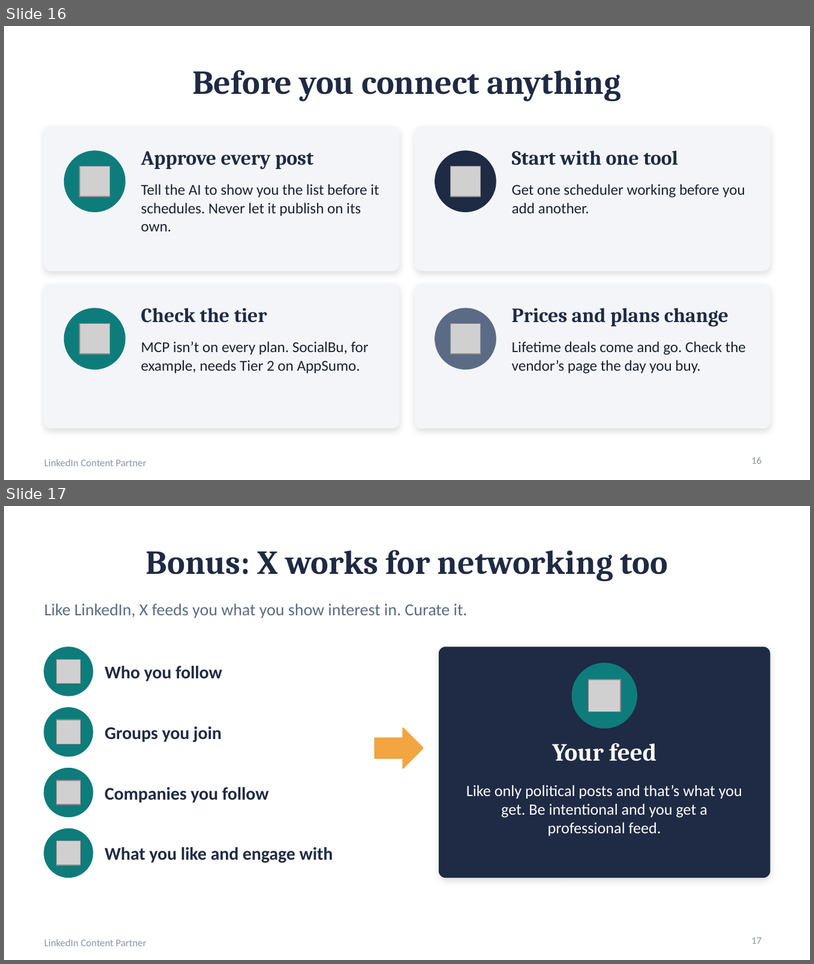
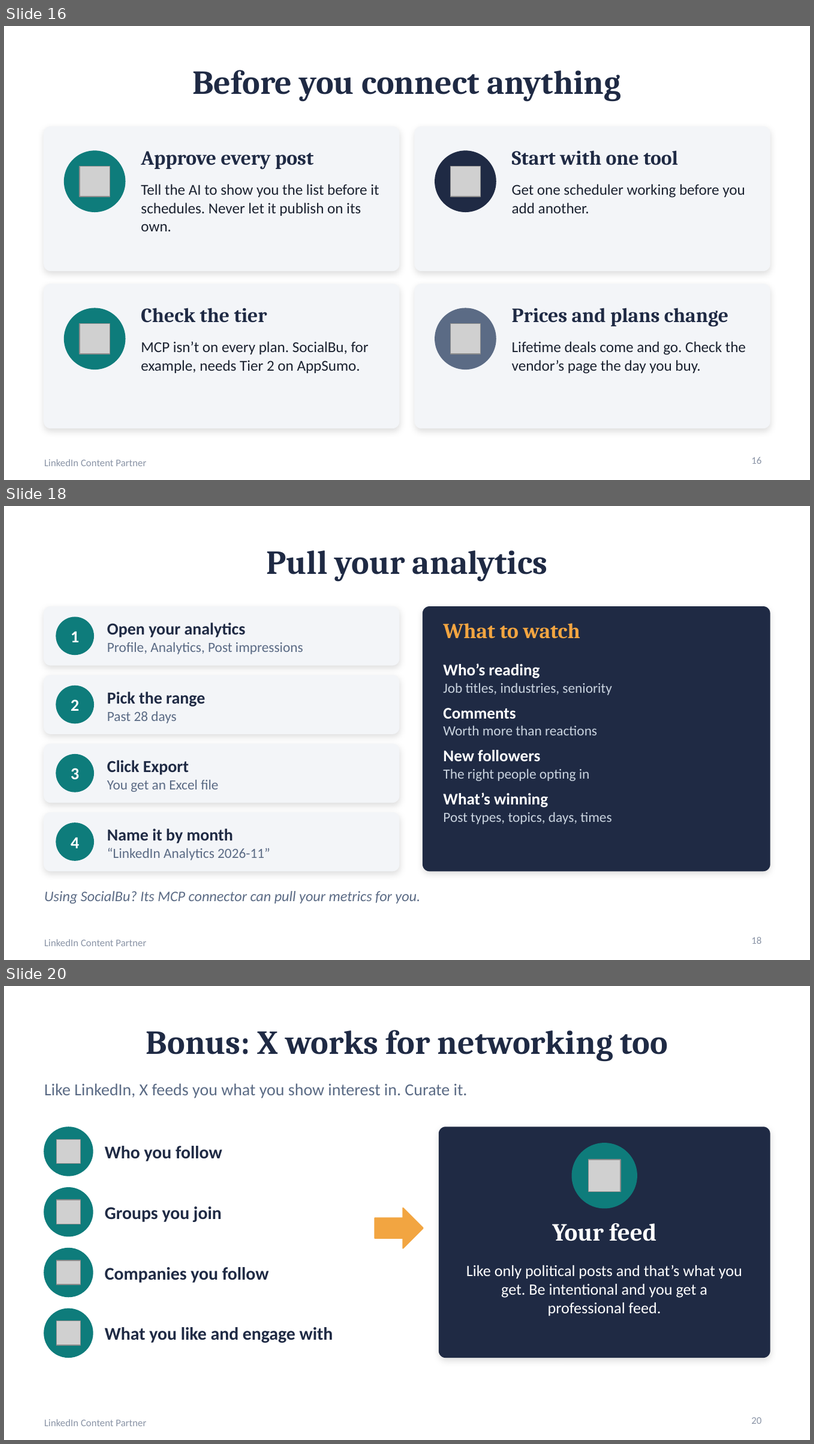
Before and after one commit to crystaljonespmp/LinkedIn-Content-Partner, a slide deck: PowerPoint/LinkedIn-Content-Partner-Slides.pptx. Shown one above the other, each under a label of ours: slides 16 and 17 before the commit, slides 16, 18 and 20 after it; the slides between them are not shown. The pictures are 814x964 and 814x1444 pixels, drawn with LibreOffice and Linux fonts; fonts in the diff are those of the drawing; grey boxes stand for pictures. Boxes give left, top, right and bottom in pixels: in the first picture for what was removed or moved away, otherwise in the second. Text is boxed around its words. In the diff, an @@ line names an element or a change of style, - is before the commit and + after.

```diff
--- a/PowerPoint/LinkedIn-Content-Partner-Slides.pptx
+++ b/PowerPoint/LinkedIn-Content-Partner-Slides.pptx
@@ slide 18 added at (4,506,810,960), background #FFFFFF; not listed: 1 template element that a slide beside it also shows @@
@@ title added at (266,550,548,581), 30 pt, text #1F2A44, bold @@
+Pull your analytics
@@ rounded rectangle added at (44,607,399,665), fill #F3F5F8, outline #F3F5F8 1 pt @@
@@ rounded rectangle added at (423,607,770,870), fill #1F2A44, outline #1F2A44 1 pt @@
@@ ellipse added at (56,617,93,654), fill #0E7C7B, outline #0E7C7B 1 pt @@
@@ text added at (71,631,79,642), 15 pt, text #FFFFFF, bold @@
+1
@@ text added at (107,622,303,654), 12.5 pt, text #5B6B85 @@
+Open your analytics
+Profile, Analytics, Post impressions
@@ text added at (443,623,581,639), 19 pt, text #F2A541, bold @@
+What to watch
@@ text added at (443,663,612,824), 12.5 pt, text #C9D3DF @@
+Who’s reading
+Job titles, industries, seniority
+Comments
+Worth more than reactions
+New followers
+The right people opting in
+What’s winning
+Post types, topics, days, times
@@ rounded rectangle added at (44,675,399,733), fill #F3F5F8, outline #F3F5F8 1 pt @@
@@ ellipse added at (56,686,93,723), fill #0E7C7B, outline #0E7C7B 1 pt @@
@@ text added at (71,699,79,711), 15 pt, text #FFFFFF, bold @@
+2
@@ text added at (107,691,205,723), 15 pt, text #1F2A44, bold @@
+Pick the range
+Past 28 days
@@ rounded rectangle added at (44,744,399,802), fill #F3F5F8, outline #F3F5F8 1 pt @@
@@ ellipse added at (56,754,93,792), fill #0E7C7B, outline #0E7C7B 1 pt @@
@@ text added at (71,768,79,779), 15 pt, text #FFFFFF, bold @@
+3
@@ text added at (107,760,218,792), 12.5 pt, text #5B6B85 @@
+Click Export
+You get an Excel file
@@ rounded rectangle added at (44,813,399,870), fill #F3F5F8, outline #F3F5F8 1 pt @@
@@ ellipse added at (56,823,93,860), fill #0E7C7B, outline #0E7C7B 1 pt @@
@@ text added at (107,828,270,860), 12.5 pt, text #5B6B85 @@
+Name it by month
+“LinkedIn Analytics 2026-11”
@@ text added at (71,837,79,848), 15 pt, text #FFFFFF, bold @@
+4
@@ text added at (44,891,420,903), 13 pt, text #5B6B85, italic @@
+Using SocialBu? Its MCP connector can pull your metrics for you.
@@ page number added at (752,936,762,943), 9 pt, text #8A94A6 @@
+18
@@ what was slide 17 is now slide 20 @@
@@ page number at (752,1417,762,1423): text changed @@
-17
+20
```
Also in this commit, not shown: 2 other slides added, 5 other files.
